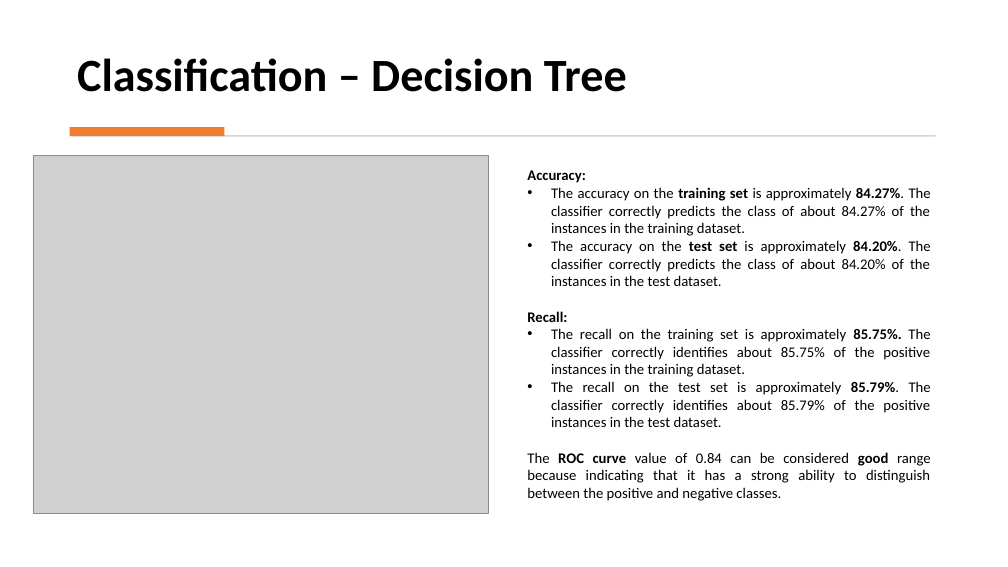
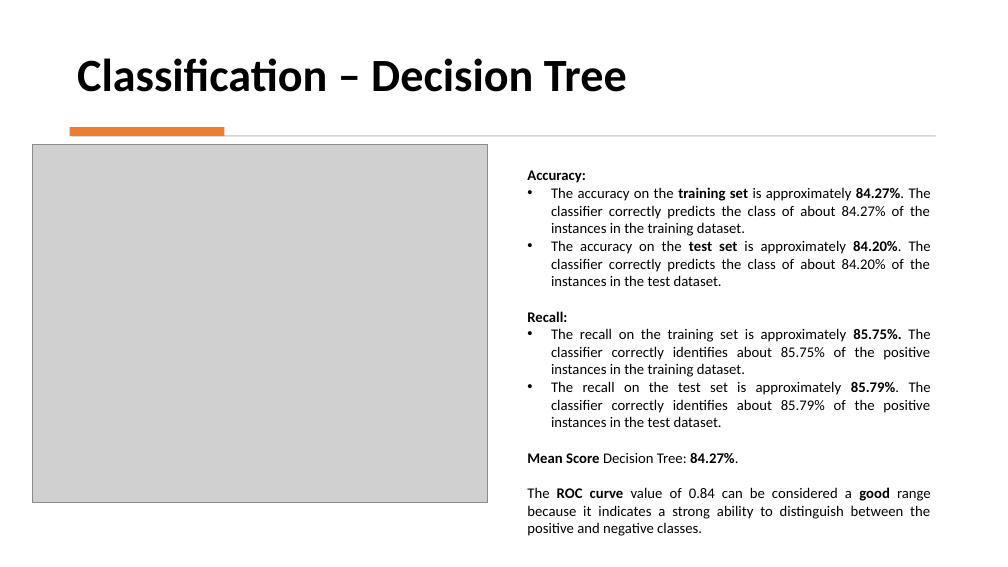
Before and after one commit to xstorresm/customer-service-case, a slide deck: slide 18 of Group8.Project.pptx. Drawn at 1008x567 pixels with LibreOffice and Linux fonts; fonts in the diff are those of the drawing; grey boxes stand for pictures. Boxes give left, top, right and bottom in pixels: in the first picture for what was removed or moved away, otherwise in the second. Text is boxed around its words. In the diff, an @@ line names an element or a change of style, - is before the commit and + after.

```diff
--- a/Group8.Project.pptx
+++ b/Group8.Project.pptx
@@ picture: place and size @@
-picture at [33,155,488,513]
+picture at [33,144,488,503]
@@ text at [527,453,931,536]: text changed @@
-The ROC curve value of 0.84 can be considered good range because indicating that it has a strong ability to distinguish between the positive and negative classes.
+Mean Score Decision Tree: 84.27%.
+The ROC curve value of 0.84 can be considered a good range because it indicates a strong ability to distinguish between the positive and negative classes.
```
Also in this commit, not shown: 2 other slides changed, 1 slide added, 1 slide removed, 1 other file.
